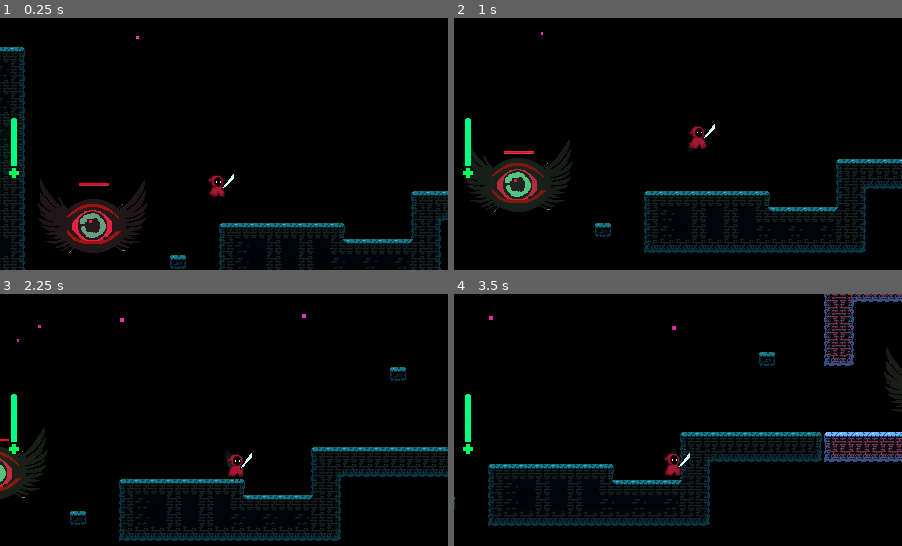
Above: before the commit, frames 1-4 (two rows, left to right).
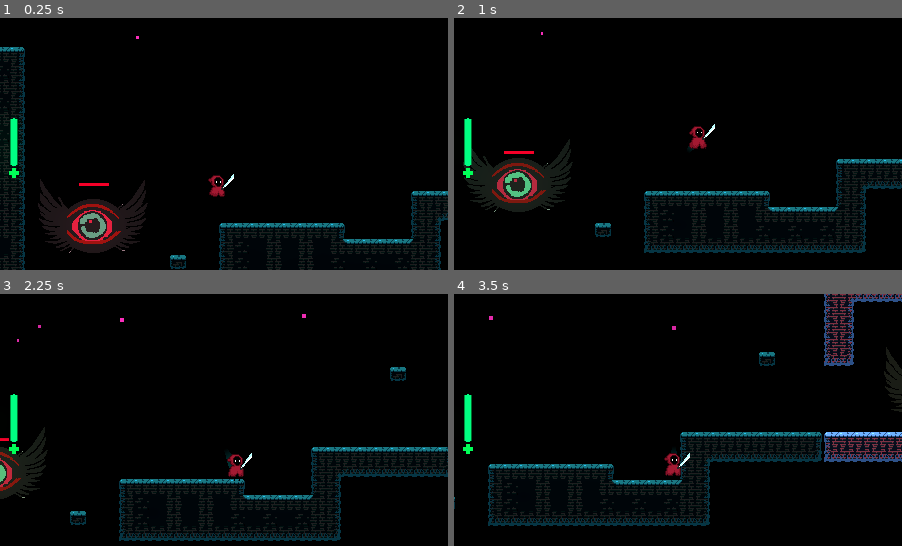
Above: after the commit, the same moments.

Repository: Driannn/AcerolaJam0
Game: Godot game, scene res://Scenes/Main scene/main_scene.tscn
Same seed, same stepped clock (60 frames per second), same inputs: the game is played once before the commit and once after it.
Inputs (mouse positions are in pixels of both pictures, inside the frame that each line leads up to):
- Up to frame 1 (0.25 s): no input
- Up to frame 2 (1 s): tap Enter (ui_accept) at 0.5 s; move the mouse to (776, 131) at 0.52 s; hold D (move_right) from 0.53 s (still down); tap X (attack) at 0.6 s; click (776, 131) at 0.67 s; tap Space (jump) at 0.77 s
- Up to frame 3 (2.25 s): move the mouse to (134, 432) at 1.27 s; release D (move_right) at 1.28 s; hold S 1.28-2.03 s; tap C (dash) at 1.35 s; tap Space (jump) at 1.52 s; move the mouse to (268, 364) at 2.02 s; hold D (move_right) from 2.03 s (still down); hold F from 2.03 s (still down)
- Up to frame 4 (3.5 s): move the mouse to (655, 470) at 2.77 s; release D (move_right) at 2.78 s; release F at 2.78 s; hold W from 2.78 s (still down); tap X (attack) at 2.85 s; click (655, 470) at 2.92 s; tap Space (jump) at 3.02 s

The runs differ from the first frame. In frame 1, 0.1% of the frame differs, in the area x 2-25%, y 39-67%; in frame 2, 0.1%, in the area x 2-18%, y 39-59%; in frame 3, less than 0.1%; in frame 4, less than 0.1%.

Commit message:
better healthbar

Diff:
--- a/Scenes/Player/my_player.tscn
+++ b/Scenes/Player/my_player.tscn
@@ -23,6 +23,11 @@
 corner_radius_top_right = 50
 corner_radius_bottom_right = 50
 corner_radius_bottom_left = 50
+corner_detail = 1
+expand_margin_left = 1.0
+expand_margin_top = 1.0
+expand_margin_right = 1.0
+expand_margin_bottom = 1.0
 
 [sub_resource type="Animation" id="Animation_jukvn"]
 length = 0.001
--- a/Scenes/UI/heath_bar.tscn
+++ b/Scenes/UI/heath_bar.tscn
@@ -10,6 +10,11 @@
 corner_radius_top_right = 50
 corner_radius_bottom_right = 50
 corner_radius_bottom_left = 50
+corner_detail = 1
+expand_margin_left = 1.0
+expand_margin_top = 1.0
+expand_margin_right = 1.0
+expand_margin_bottom = 1.0
 
 [sub_resource type="StyleBoxFlat" id="StyleBoxFlat_fcrsq"]
 bg_color = Color(0.0313726, 0.0862745, 0, 1)
@@ -17,10 +22,11 @@
 corner_radius_top_right = 50
 corner_radius_bottom_right = 50
 corner_radius_bottom_left = 50
-expand_margin_left = 1.0
-expand_margin_top = 1.0
-expand_margin_right = 1.0
-expand_margin_bottom = 1.0
+corner_detail = 1
+expand_margin_left = 3.0
+expand_margin_top = 2.0
+expand_margin_right = 2.0
+expand_margin_bottom = 2.0
 shadow_color = Color(0, 0, 0, 0.266667)
 shadow_offset = Vector2(0, 1)
 
@@ -30,6 +36,7 @@
 corner_radius_top_right = 50
 corner_radius_bottom_right = 50
 corner_radius_bottom_left = 50
+corner_detail = 1
 
 [node name="HeathBar" type="ProgressBar"]
 z_index = 1
